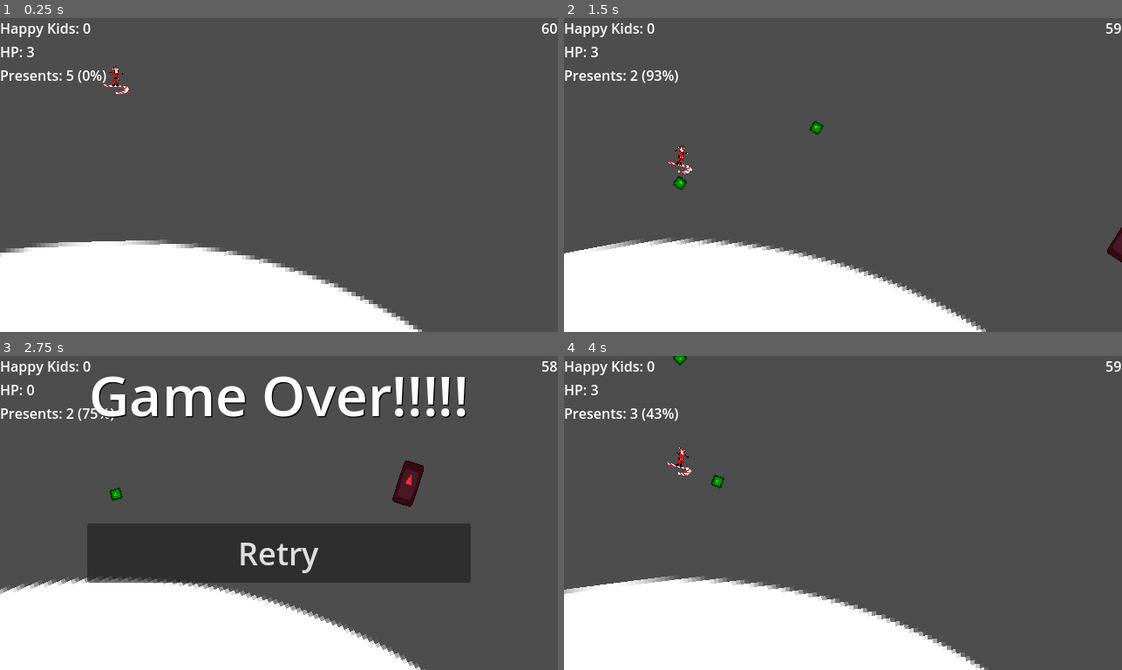
Above: before the commit, frames 1-4 (two rows, left to right).
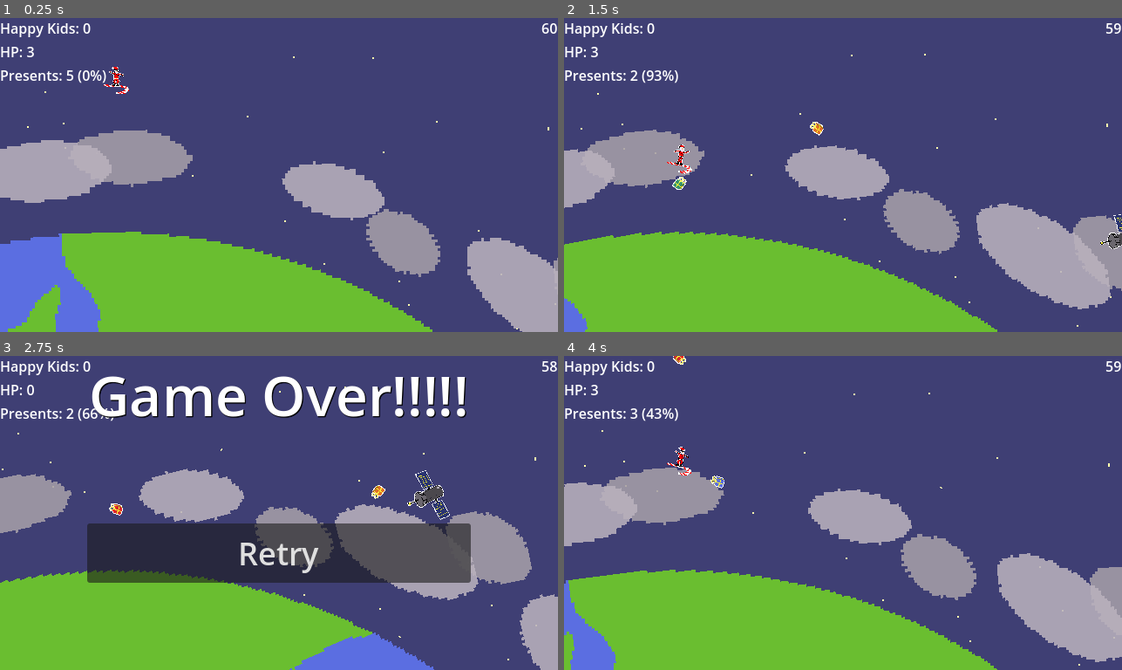
Above: after the commit, the same moments.

Repository: Isaac-SOL/SkatingSanta
Game: Godot game, scene res://scenes/main.tscn
Same seed, same stepped clock (60 frames per second), same inputs: the game is played once before the commit and once after it. The engine's default icon, where the game draws it, is replaced by a stand-in: a white triangle on a blue panel in a dark square.
Inputs (mouse positions are in pixels of both pictures, inside the frame that each line leads up to):
- Up to frame 1 (0.25 s): no input
- Up to frame 2 (1.5 s): move the mouse to (965, 159) at 0.52 s; hold Up (shoot_up) 0.53-1.28 s; click (965, 159) at 0.67 s; move the mouse to (731, 190) at 1.27 s; hold Down (shoot_down) from 1.28 s (still down)
- Up to frame 3 (2.75 s): move the mouse to (334, 443) at 2.02 s; release Down (shoot_down) at 2.03 s; hold Up (shoot_up) from 2.03 s (still down)
- Up to frame 4 (4 s): release Up (shoot_up) at 2.75 s; click "Retry" at 2.75 s; move the mouse to (815, 575) at 3.52 s; hold Up (shoot_up) from 3.53 s (still down); click (815, 575) at 3.67 s

The runs differ from the first frame. In frame 1, 99% of the frame differs, in the area x 0-100%, y 0-100%; in frame 2, 99%; in frame 3, 89%; in frame 4, 99%.

Commit message:
Adding sprites

Diff:
--- a/objects/character.tscn
+++ b/objects/character.tscn
@@ -5,36 +5,36 @@
 [ext_resource type="Texture2D" uid="uid://0k4qldwxq17s" path="res://assets/sprites/Santa_sprite_sheet.png" id="3_5i80b"]
 [ext_resource type="Texture2D" uid="uid://b2emuwix2vrs6" path="res://assets/sprites/cane.png" id="3_ecoa4"]
 
-[sub_resource type="AtlasTexture" id="AtlasTexture_nv1cl"]
+[sub_resource type="AtlasTexture" id="AtlasTexture_aonbj"]
 atlas = ExtResource("3_5i80b")
-region = Rect2(0, 0, 64, 87)
+region = Rect2(0, 0, 66, 92)
 
-[sub_resource type="AtlasTexture" id="AtlasTexture_dby60"]
+[sub_resource type="AtlasTexture" id="AtlasTexture_wcka0"]
 atlas = ExtResource("3_5i80b")
-region = Rect2(64, 0, 64, 87)
+region = Rect2(66, 0, 66, 92)
 
-[sub_resource type="AtlasTexture" id="AtlasTexture_qxai0"]
+[sub_resource type="AtlasTexture" id="AtlasTexture_ktcpy"]
 atlas = ExtResource("3_5i80b")
-region = Rect2(128, 0, 64, 87)
+region = Rect2(132, 0, 66, 92)
 
-[sub_resource type="AtlasTexture" id="AtlasTexture_4so0x"]
+[sub_resource type="AtlasTexture" id="AtlasTexture_wddo7"]
 atlas = ExtResource("3_5i80b")
-region = Rect2(192, 0, 64, 87)
+region = Rect2(198, 0, 66, 92)
 
 [sub_resource type="SpriteFrames" id="SpriteFrames_rrjhe"]
 animations = [{
 "frames": [{
 "duration": 1.0,
-"texture": SubResource("AtlasTexture_nv1cl")
+"texture": SubResource("AtlasTexture_aonbj")
 }, {
 "duration": 1.0,
-"texture": SubResource("AtlasTexture_dby60")
+"texture": SubResource("AtlasTexture_wcka0")
 }, {
 "duration": 1.0,
-"texture": SubResource("AtlasTexture_qxai0")
+"texture": SubResource("AtlasTexture_ktcpy")
 }, {
 "duration": 1.0,
-"texture": SubResource("AtlasTexture_4so0x")
+"texture": SubResource("AtlasTexture_wddo7")
 }],
 "loop": true,
 "name": &"default",
@@ -72,7 +72,7 @@
 scale = Vector2(0.178, 0.178)
 sprite_frames = SubResource("SpriteFrames_rrjhe")
 autoplay = "default"
-frame_progress = 0.49135
+frame_progress = 0.920633
 
 [node name="CollisionShape2D" type="CollisionShape2D" parent="."]
 position = Vector2(0, -3)
--- a/objects/enemy.tscn
+++ b/objects/enemy.tscn
@@ -1,10 +1,10 @@
 [gd_scene load_steps=4 format=3 uid="uid://bxwxahda2kpih"]
 
 [ext_resource type="Script" path="res://scripts/enemy.gd" id="1_8yaqu"]
-[ext_resource type="Texture2D" uid="uid://rjqa0a5toi03" path="res://icon.svg" id="3_we20l"]
+[ext_resource type="Texture2D" uid="uid://cpinqo4oohaut" path="res://assets/sprites/satellite.png" id="2_gn8qh"]
 
 [sub_resource type="RectangleShape2D" id="RectangleShape2D_xtcku"]
-size = Vector2(24, 48)
+size = Vector2(53.36, 48)
 
 [node name="Enemy" type="Area2D"]
 collision_layer = 4
@@ -12,16 +12,15 @@
 script = ExtResource("1_8yaqu")
 
 [node name="Sprite2D2" type="Sprite2D" parent="."]
-modulate = Color(1, 0.176471, 0.2, 1)
-scale = Vector2(0.191, 0.391)
-texture = ExtResource("3_we20l")
+scale = Vector2(0.5, 0.5)
+texture = ExtResource("2_gn8qh")
 
 [node name="CollisionShape2D" type="CollisionShape2D" parent="."]
 shape = SubResource("RectangleShape2D_xtcku")
 
 [node name="VisibleOnScreenNotifier2D" type="VisibleOnScreenNotifier2D" parent="."]
 position = Vector2(-1.90735e-06, -1.90736e-07)
-scale = Vector2(1.3, 2.5)
+scale = Vector2(2.675, 2.4)
 
 [connection signal="area_entered" from="." to="." method="_on_area_entered"]
 [connection signal="screen_exited" from="VisibleOnScreenNotifier2D" to="." method="_on_visible_on_screen_notifier_2d_screen_exited"]
--- a/objects/present.tscn
+++ b/objects/present.tscn
@@ -1,27 +1,62 @@
-[gd_scene load_steps=4 format=3 uid="uid://diivk1ejveqva"]
+[gd_scene load_steps=9 format=3 uid="uid://diivk1ejveqva"]
 
 [ext_resource type="Script" path="res://scripts/present.gd" id="1_4p4et"]
-[ext_resource type="Texture2D" uid="uid://rjqa0a5toi03" path="res://icon.svg" id="1_dotkb"]
+[ext_resource type="Texture2D" uid="uid://6jvobvjs67pi" path="res://assets/sprites/cadeau.png" id="2_ijbwd"]
+
+[sub_resource type="AtlasTexture" id="AtlasTexture_guh1o"]
+atlas = ExtResource("2_ijbwd")
+region = Rect2(0, 0, 32, 32)
+
+[sub_resource type="AtlasTexture" id="AtlasTexture_wjmtx"]
+atlas = ExtResource("2_ijbwd")
+region = Rect2(32, 0, 32, 32)
+
+[sub_resource type="AtlasTexture" id="AtlasTexture_ge341"]
+atlas = ExtResource("2_ijbwd")
+region = Rect2(64, 0, 32, 32)
+
+[sub_resource type="AtlasTexture" id="AtlasTexture_fv1hh"]
+atlas = ExtResource("2_ijbwd")
+region = Rect2(96, 0, 32, 32)
+
+[sub_resource type="SpriteFrames" id="SpriteFrames_612vx"]
+animations = [{
+"frames": [{
+"duration": 1.0,
+"texture": SubResource("AtlasTexture_guh1o")
+}, {
+"duration": 1.0,
+"texture": SubResource("AtlasTexture_wjmtx")
+}, {
+"duration": 1.0,
+"texture": SubResource("AtlasTexture_ge341")
+}, {
+"duration": 1.0,
+"texture": SubResource("AtlasTexture_fv1hh")
+}],
+"loop": true,
+"name": &"default",
+"speed": 5.0
+}]
 
 [sub_resource type="RectangleShape2D" id="RectangleShape2D_r1msg"]
-size = Vector2(14, 14)
+size = Vector2(12.235, 15.855)
 
 [node name="Present" type="Area2D"]
-modulate = Color(0, 1, 0, 1)
 collision_layer = 8
 collision_mask = 21
 script = ExtResource("1_4p4et")
 
-[node name="Sprite2D2" type="Sprite2D" parent="."]
-scale = Vector2(0.1, 0.1)
-texture = ExtResource("1_dotkb")
+[node name="CadeauxSprites" type="AnimatedSprite2D" parent="."]
+scale = Vector2(0.5, 0.5)
+sprite_frames = SubResource("SpriteFrames_612vx")
 
 [node name="CollisionShape2D" type="CollisionShape2D" parent="."]
 shape = SubResource("RectangleShape2D_r1msg")
 
 [node name="VisibleOnScreenNotifier2D" type="VisibleOnScreenNotifier2D" parent="."]
 position = Vector2(7.15256e-07, 1.19209e-07)
-scale = Vector2(0.7, 0.7)
+scale = Vector2(0.62, 0.8)
 
 [connection signal="area_entered" from="." to="." method="_on_area_entered"]
 [connection signal="screen_exited" from="VisibleOnScreenNotifier2D" to="." method="_on_visible_on_screen_notifier_2d_screen_exited"]
--- a/scenes/main.tscn
+++ b/scenes/main.tscn
@@ -1,7 +1,6 @@
-[gd_scene load_steps=13 format=3 uid="uid://4su3d00erb0k"]
+[gd_scene load_steps=18 format=3 uid="uid://4su3d00erb0k"]
 
 [ext_resource type="Script" path="res://scripts/main.gd" id="1_0wmhh"]
-[ext_resource type="Texture2D" uid="uid://cgcq35jmbrh4" path="res://assets/sprites/circle.png" id="1_jrsdj"]
 [ext_resource type="PackedScene" uid="uid://co3nfgr6pq3ga" path="res://objects/house.tscn" id="2_es5xx"]
 [ext_resource type="PackedScene" uid="uid://b7055nlbpufhw" path="res://objects/character.tscn" id="2_riojm"]
 [ext_resource type="PackedScene" uid="uid://caq62ugtyx76r" path="res://objects/big_house.tscn" id="3_sv75s"]
@@ -10,6 +9,12 @@
 [ext_resource type="Script" path="res://scripts/upgrade.gd" id="5_kqrhn"]
 [ext_resource type="Texture2D" uid="uid://dbjw7krf01fow" path="res://assets/sprites/upgrade_placeholder.png" id="6_h3cn5"]
 [ext_resource type="PackedScene" uid="uid://l07pua8b6vte" path="res://objects/upgrade_button.tscn" id="7_dgolm"]
+[ext_resource type="Texture2D" uid="uid://bk5dynh6sydti" path="res://assets/sprites/sky.png" id="9_w0pw6"]
+[ext_resource type="Texture2D" uid="uid://1hems8ncj8ps" path="res://assets/sprites/planet.png" id="10_2dg3h"]
+[ext_resource type="Texture2D" uid="uid://8x7c6jkwbq1i" path="res://assets/sprites/cloud1.png" id="11_8c04w"]
+[ext_resource type="Texture2D" uid="uid://d4ajmhhgdl2x0" path="res://assets/sprites/cloud2.png" id="12_med80"]
+[ext_resource type="Texture2D" uid="uid://bppegucb8lano" path="res://assets/sprites/stars1.png" id="13_uj0hh"]
+[ext_resource type="Texture2D" uid="uid://h3cyaemysf0u" path="res://assets/sprites/stars2.png" id="14_2hypx"]
 
 [sub_resource type="Resource" id="Resource_rwmb3"]
 script = ExtResource("5_kqrhn")
@@ -19,7 +24,7 @@
 description = "Increases speed by 20% using improved sugar combustion technology"
 
 [sub_resource type="CircleShape2D" id="CircleShape2D_jundk"]
-radius = 639.003
+radius = 652.13
 
 [node name="Main" type="Node2D"]
 texture_filter = 1
@@ -37,16 +42,31 @@
 [node name="Camera2D" type="Camera2D" parent="."]
 position = Vector2(507, 180)
 
-[node name="Earth" type="Area2D" parent="."]
-unique_name_in_owner = true
-position = Vector2(320, 896)
-
-[node name="EarthSprite" type="Sprite2D" parent="Earth"]
-scale = Vector2(5, 5)
-texture = ExtResource("1_jrsdj")
-
-[node name="CollisionShape2D" type="CollisionShape2D" parent="Earth"]
-shape = SubResource("CircleShape2D_jundk")
+[node name="Background" type="Node2D" parent="."]
+
+[node name="SkySprite" type="Sprite2D" parent="Background"]
+unique_name_in_owner = true
+position = Vector2(320, 896)
+scale = Vector2(2, 2)
+texture = ExtResource("9_w0pw6")
+
+[node name="StarsSprite1" type="Sprite2D" parent="Background"]
+unique_name_in_owner = true
+position = Vector2(320, 896)
+scale = Vector2(2, 2)
+texture = ExtResource("13_uj0hh")
+
+[node name="StarsSprite2" type="Sprite2D" parent="Background"]
+unique_name_in_owner = true
+position = Vector2(320, 896)
+scale = Vector2(2, 2)
+texture = ExtResource("14_2hypx")
+
+[node name="CloudSprite2" type="Sprite2D" parent="Background"]
+unique_name_in_owner = true
+position = Vector2(320, 896)
+scale = Vector2(3.25, 3.25)
+texture = ExtResource("12_med80")
 
 [node name="Character" parent="." instance=ExtResource("2_riojm")]
 unique_name_in_owner = true
@@ -56,6 +76,27 @@
 upwards_impulse = 70.0
 downwards_impulse = 40.0
 present_launch_speed = 200.0
+
+[node name="Forground" type="Node2D" parent="."]
+
+[node name="EarthSprite" type="Sprite2D" parent="Forground"]
+unique_name_in_owner = true
+position = Vector2(320, 896)
+scale = Vector2(3.25, 3.25)
+texture = ExtResource("10_2dg3h")
+
+[node name="CloudSprite1" type="Sprite2D" parent="Forground"]
+unique_name_in_owner = true
+position = Vector2(320, 896)
+scale = Vector2(3.25, 3.25)
+texture = ExtResource("11_8c04w")
+
+[node name="Earth" type="Area2D" parent="."]
+unique_name_in_owner = true
+position = Vector2(320, 896)
+
+[node name="CollisionShape2D" type="CollisionShape2D" parent="Earth"]
+shape = SubResource("CircleShape2D_jundk")
 
 [node name="HouseSpawnPosition" type="Marker2D" parent="."]
 unique_name_in_owner = true
--- a/scripts/main.gd
+++ b/scripts/main.gd
@@ -60,7 +60,13 @@
 	speed = lerpf(speed_high, speed_low, pow(norm_pos, speed_power))
 	if has_upgrade(&"SPEED_1"): speed *= 1.2
 
+	#Rotation Parallax
 	%Earth.rotation -= speed * delta
+	%EarthSprite.rotation -= speed * delta
+	%StarsSprite1.rotation -= speed * delta * 0.05
+	%StarsSprite2.rotation -= speed * delta * 0.1
+	%CloudSprite2.rotation -= speed * delta * 0.5
+	%CloudSprite1.rotation -= speed * delta * 0.6
 
 	process_spawn_houses(delta)
 	process_spawn_satellites(delta)
--- a/scripts/present.gd
+++ b/scripts/present.gd
@@ -1,12 +1,15 @@
 class_name Present extends Area2D
 
 @export var rotation_speed_bounds: Vector2 = Vector2(-10, 10)
+@onready var cadeaux_sprites = $CadeauxSprites
 
 var speed: Vector2 = Vector2.ZERO
 var rotation_speed: float = 0
 
 func _ready() -> void:
 	rotation_speed = randf_range(rotation_speed_bounds.x, rotation_speed_bounds.y)
+	cadeaux_sprites.speed_scale = 0
+	cadeaux_sprites.frame = randi_range(0,3)
 
 func _process(delta: float) -> void:
 	position += speed * delta
Binary file changed: assets/sprites/Santa_sprite_sheet.png
Binary file added: assets/sprites/alien.png
Not shown, added: assets/sprites/alien.png.import
Binary file added: assets/sprites/cadeau.png
Not shown, added: assets/sprites/cadeau.png.import
Binary file added: assets/sprites/cadeau_bleu.png
Not shown, added: assets/sprites/cadeau_bleu.png.import
Binary file added: assets/sprites/cadeau_orange.png
Not shown, added: assets/sprites/cadeau_orange.png.import
Binary file added: assets/sprites/cadeau_rouge.png
Not shown, added: assets/sprites/cadeau_rouge.png.import
Binary file added: assets/sprites/cadeau_vert.png
(and 5 more such lines)
